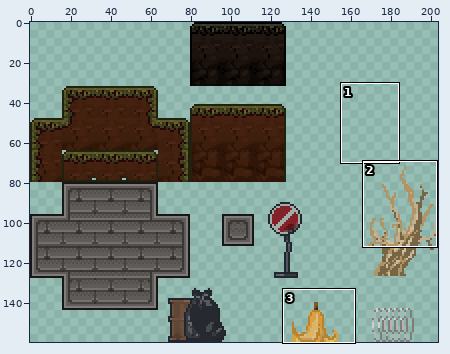
Sprite sheet -- Assets/Resources/Sprites/object 3.png. The first picture is a wide view before the edit; the outline marks the close-up.
Close-up. Old version:
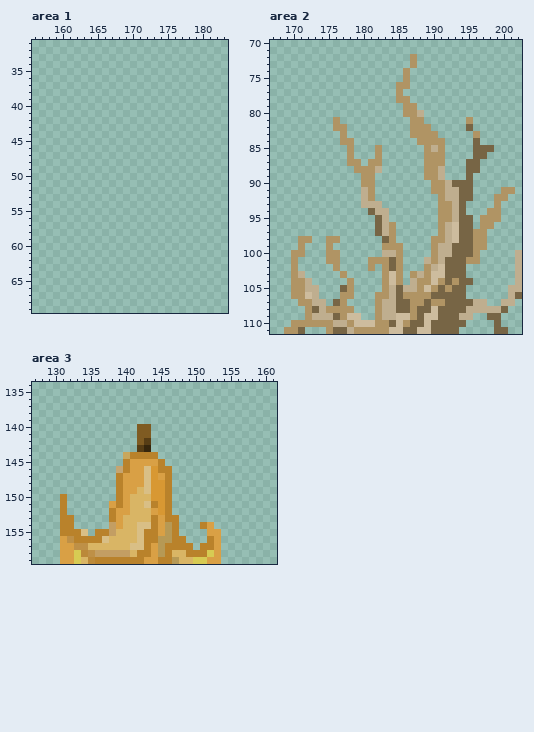
The file is 204x160 pixels. Colours within 5 levels of each other are drawn and written as one. Shown: area 1: x 156..183, y 31..69; area 2: x 167..202, y 70..111; area 3: x 127..161, y 134..159.
New version:
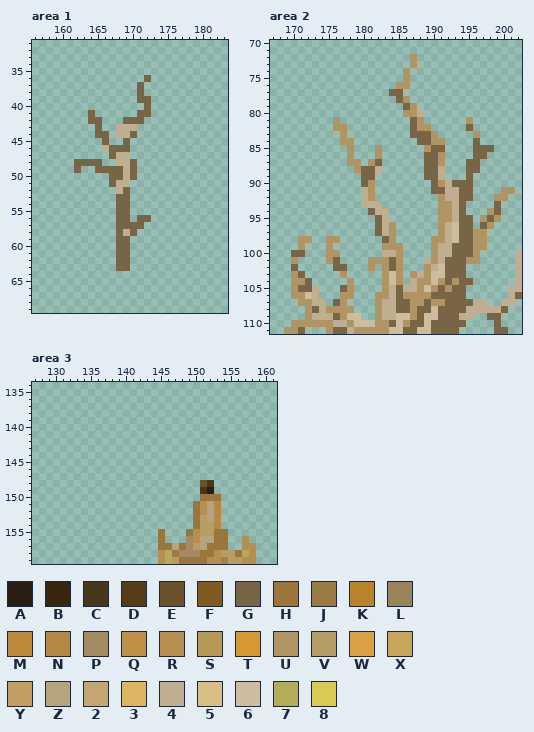
Palette (. is transparent): A #2a1d16  B #36260d  C #49371b  D #573d15  E #6a512a  F #7f5b22  G #776545  H #9b7539  J #9c7a43  K #b9822b  L #988456  M #bb8939  N #b58943  P #a38a61  Q #be9047  R #b68e50  S #b69955  T #d89833  U #b09464  V #b69d66  W #d9a045  X #c8a75d  Y #c39e63  Z #b6a47c  2 #c5a571  3 #d9b565  4 #bfae8f  5 #d9bf86  6 #cdbc9e  7 #b4ac59  8 #d7cb53
Changes in this commit:
Area 1:
y 36: x 172 . -> G
y 37..38: x 171 . -> G
y 39: x 171..172 .. -> GG
y 40: x 172 . -> G
y 41: x 164 . -> G; x 171..172 .. -> GG
y 42: x 164..165 .. -> GG; x 169..171 ... -> GGG
y 43: x 165 . -> G; x 168..170 ... -> 444
y 44: x 165..166 .. -> GG; x 168..170 ... -> 44G
y 45: x 166 . -> G; x 169 . -> G
y 46: x 166..169 .... -> 4GGG
y 47: x 167..169 ... -> G44
y 48: x 162..165 .... -> GGGG; x 168..170 ... -> 44G
y 49: x 162 . -> G; x 165..170 ...... -> GGGG4G
y 50: x 167..170 .... -> GG4G
y 51: x 167..169 ... -> G44
y 52: x 168..169 .. -> 4G
y 53..55: x 168..169 .. -> GG
y 56: x 168..169 .. -> GG; x 171..172 .. -> GG
y 57: x 168..171 .... -> GGGG
y 58: x 168..170 ... -> G4G
y 59..63: x 168..169 .. -> GG
Area 2:
y 77: x 184..185 .U -> GG
y 78: x 185 U -> G
y 79: x 186 U -> G
y 81..82: x 187 U -> G
y 83: x 187..189 UUU -> GGG
y 84: x 188..189 UU -> GG
y 85: x 190..191 4U -> GG
y 86: x 189..190 UU -> GG
y 87: x 182 U -> G; x 189..190 UU -> GG
y 88..89: x 180..181 UU -> GG; x 189..190 UU -> GG
y 90: x 180 U -> G; x 190 U -> G
y 91: x 190..191 UU -> GG
y 93..94: x 199 U -> G
y 95: x 198 U -> G
y 96: x 197 U -> G
y 100: x 170..171 UU -> GG
y 101: x 176 U -> G
y 102: x 170 U -> G; x 176..177 U. -> GG
y 103: x 171 4 -> G
y 104: x 172 4 -> G
y 105: x 171..172 U4 -> GG
Area 3:
y 140..141: x 142..143 FF -> ..
y 142: x 142..143 FD -> ..
y 143: x 142..143 DB -> ..
y 144: x 140..144 XKKKK -> .....
y 145: x 140..145 KWWWWK -> ......
y 146: x 139..146 2KWW5TKK -> ........
y 147: x 139..146 KWWW5TWK -> ........
y 148: x 139..146 KWWW5TTK -> ........; x 151..152 .. -> EC
y 149: x 139..146 KWW35TTK -> ........; x 151..152 .. -> CA
y 150: x 131 K -> .; x 139..146 KW333TTK -> ........; x 151..153 ... -> HHH
y 151: x 131 K -> .; x 138..146 WKW335KTK -> .........; x 150..153 .... -> HRZN
y 152: x 131 K -> .; x 138..146 KWW333WTK -> .........; x 150..153 .... -> HRZN
y 153: x 131..132 KK -> ..; x 138..147 KW3333KWKK -> ..........; x 150..153 .... -> HVZN
y 154: x 131..132 KK -> ..; x 138..147 YW3355KWSK -> ..........; x 150..153 .KW. -> HVVN
y 155: x 131..134 KKK5 -> ....; x 136..147 KKY3335KKWSK -> .........H..; x 149..154 ...WW. -> HRVVHH
y 156: x 131..154 WQKKKK533335KKSSKK...KW. -> ..............H...PRZZHH; x 157 . -> R
y 157: x 131..154 WWQQ33333355KWSKKKK.KKW. -> ..............HHZHPVZHHH; x 157..158 .. -> RR
y 158: x 131..158 WW8MQYYYYY3KKWSK33KKK8W..... -> ..............R7JPPPHHRVVH7R
y 159: x 131..158 WW83MKKKKKKKWWKKS3388WW..... -> ..............R7VHHHHRRLVVRR
